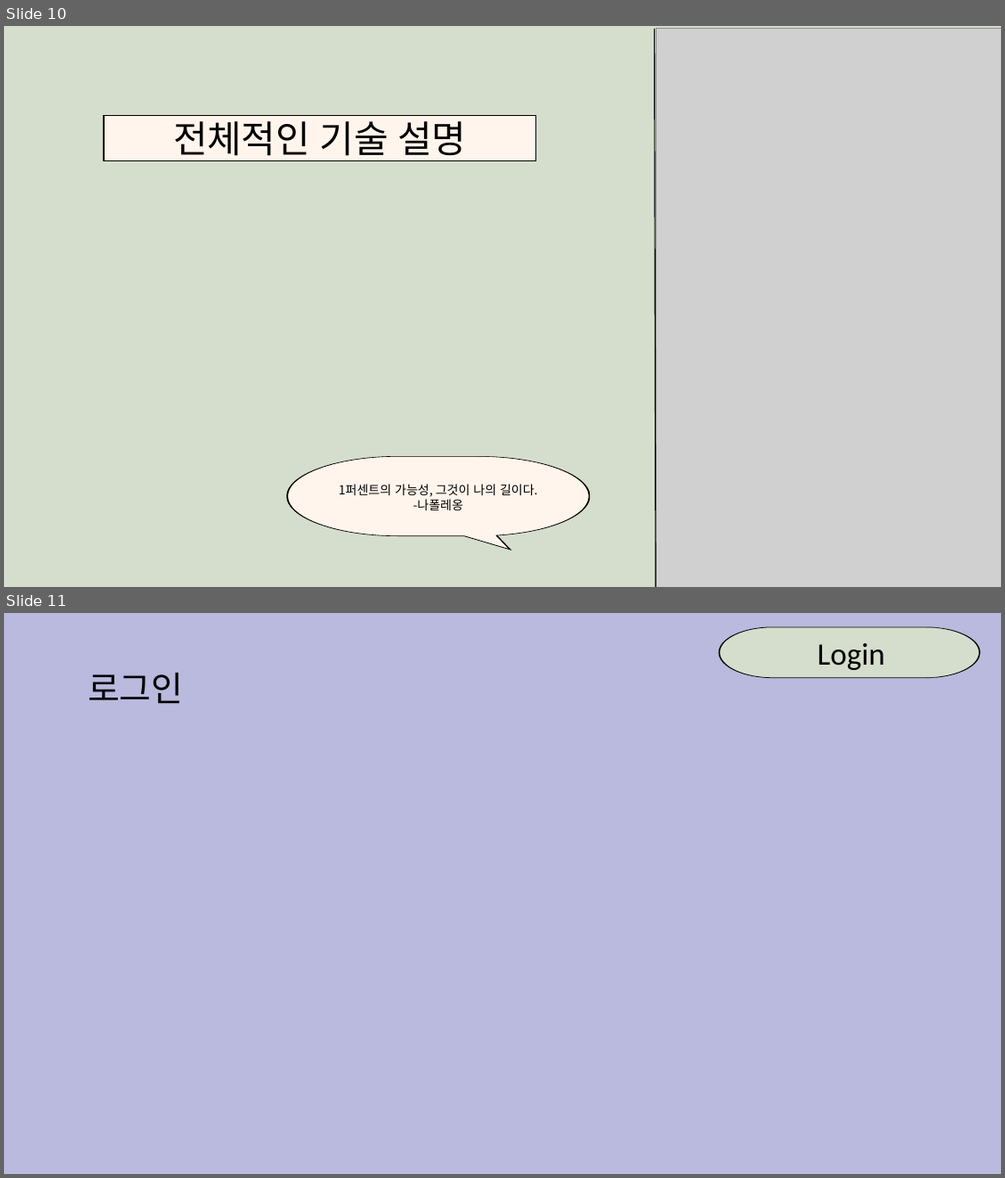
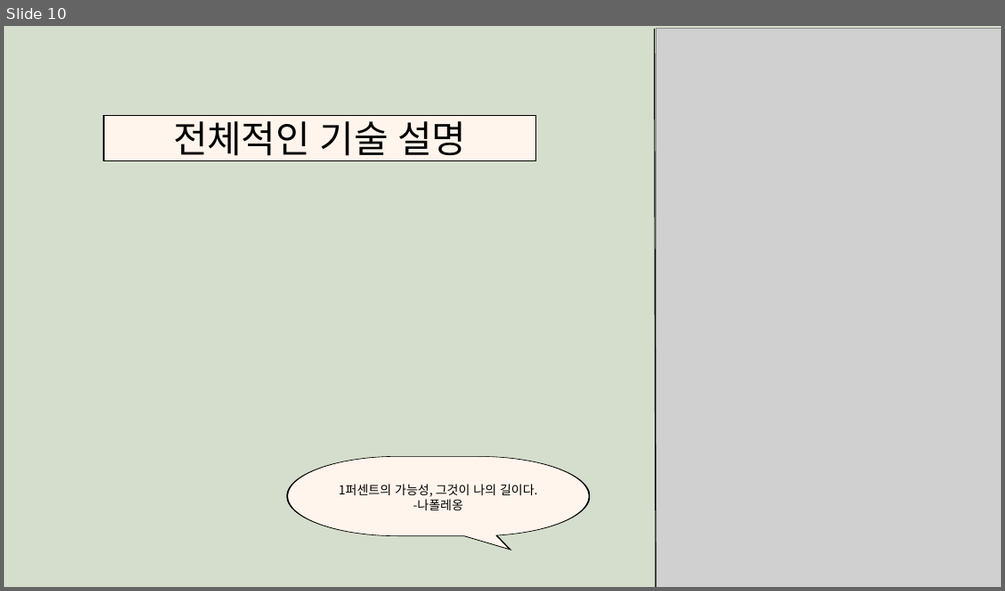
Before and after one commit to a184562/FinalProject, a slide deck: finalproject.pptx. Shown one above the other, each under a label of ours: slides 10 and 11 before the commit, slide 10 after it. The pictures are 1005x1178 and 1005x591 pixels, drawn with LibreOffice and Linux fonts; fonts in the diff are those of the drawing; grey boxes stand for pictures. Boxes give left, top, right and bottom in pixels: in the first picture for what was removed or moved away, otherwise in the second. Text is boxed around its words. In the diff, an @@ line names an element or a change of style, - is before the commit and + after.

```diff
--- a/finalproject.pptx
+++ b/finalproject.pptx
@@ slide 11 removed at bbox=[4, 613, 1001, 1174], background #FFFFFF @@
@@ freeform shape removed at bbox=[4, 613, 1001, 1174] @@
@@ freeform shape removed at bbox=[718, 627, 979, 678] @@
@@ freeform shape removed at bbox=[720, 627, 979, 678] @@
@@ text removed at bbox=[817, 643, 885, 670] @@
-Login
@@ text removed at bbox=[88, 673, 183, 704] @@
-로그인
```
Also in this commit, not shown: 10 slides changed, 2 slides added, 3 other slides removed, 1 other file.
